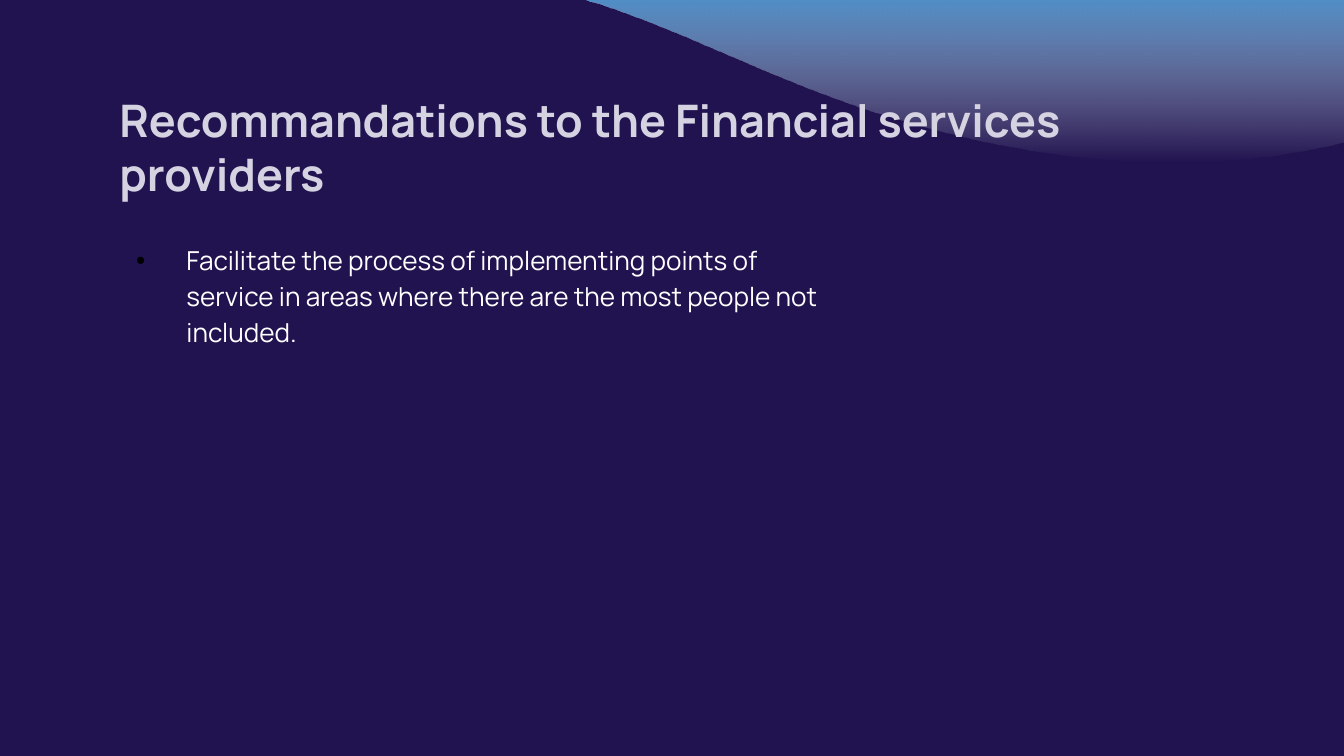
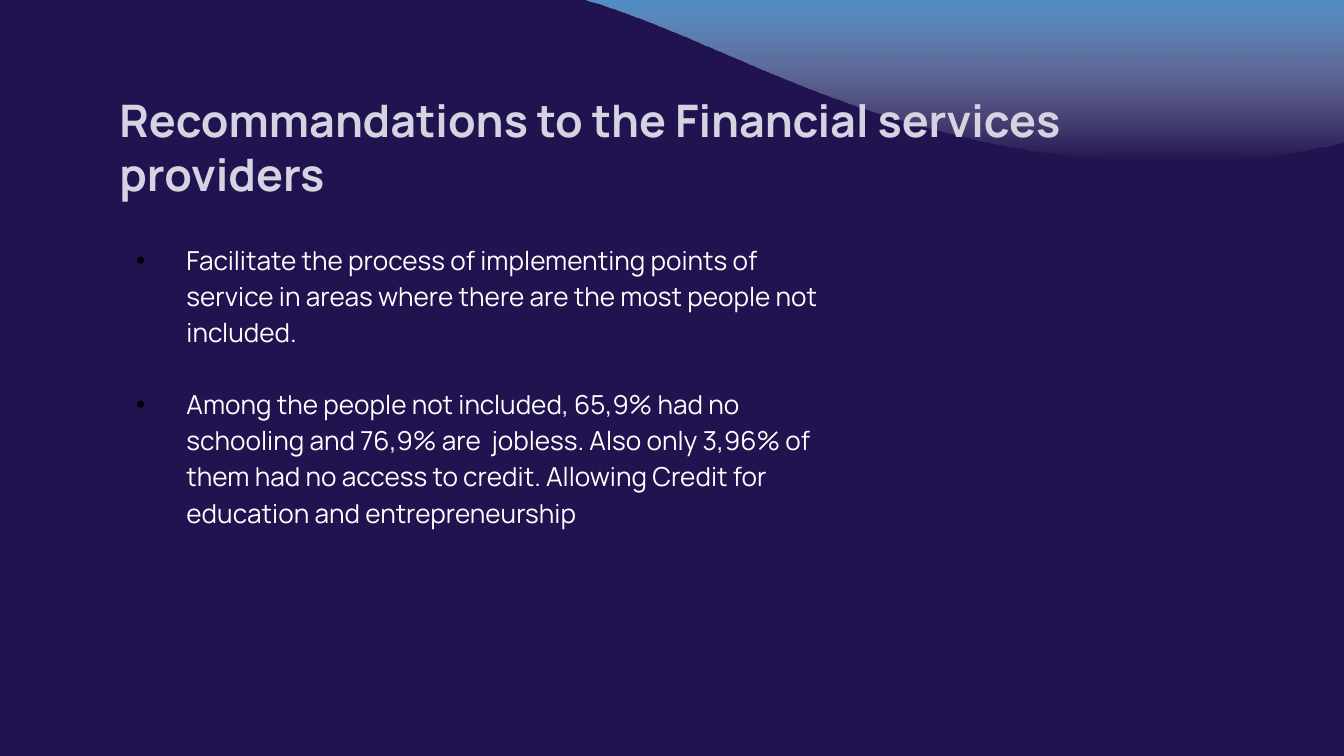
Before and after one commit to VIP509/Finance-Inclusion-1, a slide deck: slide 21 of Pierry Valcin Presentation.pptx. Drawn at 1344x756 pixels with LibreOffice and Linux fonts; fonts in the diff are those of the drawing. Boxes give left, top, right and bottom in pixels: in the first picture for what was removed or moved away, otherwise in the second. Text is boxed around its words. In the diff, an @@ line names an element or a change of style, - is before the commit and + after.

```diff
--- a/Pierry Valcin Presentation.pptx
+++ b/Pierry Valcin Presentation.pptx
@@ subtitle at [186,394,810,530]: paragraph added @@
+• Among the people not included, 65,9% had no schooling and 76,9% are jobless. Also only 3,96% of them had no access to credit. Allowing Credit for education and entrepreneurship
```
Also in this commit, not shown: 6 other slides changed, 1 slide removed.
